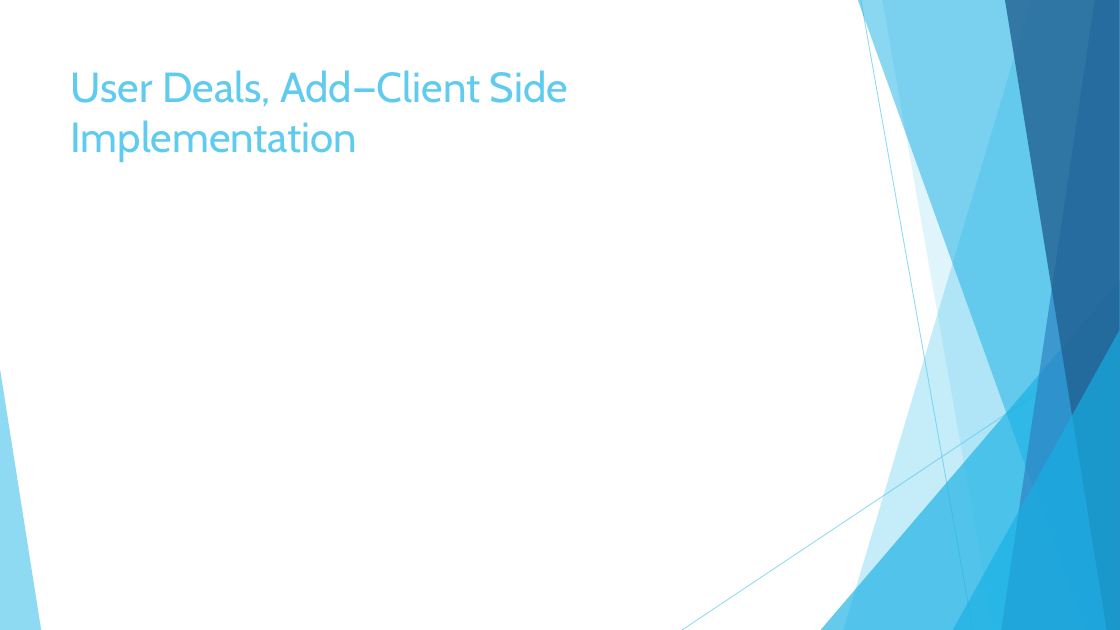
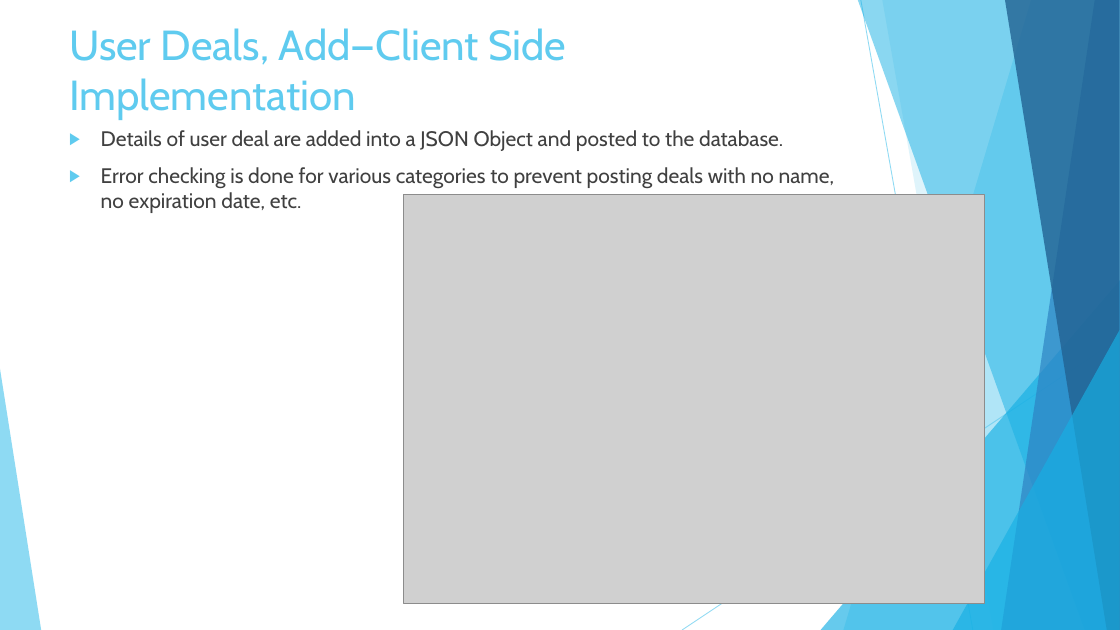
Before and after one commit to garciaac01/acs560_course_project, a slide deck: slide 19 of My EZ Shopper.pptx (slide 16 before the commit). Drawn at 1120x630 pixels with LibreOffice and Linux fonts; fonts in the diff are those of the drawing; grey boxes stand for pictures. Boxes give left, top, right and bottom in pixels: in the first picture for what was removed or moved away, otherwise in the second. Text is boxed around its words. In the diff, an @@ line names an element or a change of style, - is before the commit and + after.

```diff
--- a/My EZ Shopper.pptx
+++ b/My EZ Shopper.pptx
@@ title "User Deals, Add—Client Side Implementation" moved from (x1=71, y1=70, x2=568, y2=162) to (x1=69, y1=28, x2=566, y2=120) @@
@@ text added at (x1=101, y1=130, x2=835, y2=213), 18 pt, text #404040 @@
+▶ Details of user deal are added into a JSON Object and posted to the database.
+▶ Error checking is done for various categories to prevent posting deals with no name, no expiration date, etc.
@@ picture added at (x1=403, y1=195, x2=985, y2=603) @@
```
Also in this commit, not shown: 10 other slides changed, 3 slides added.
